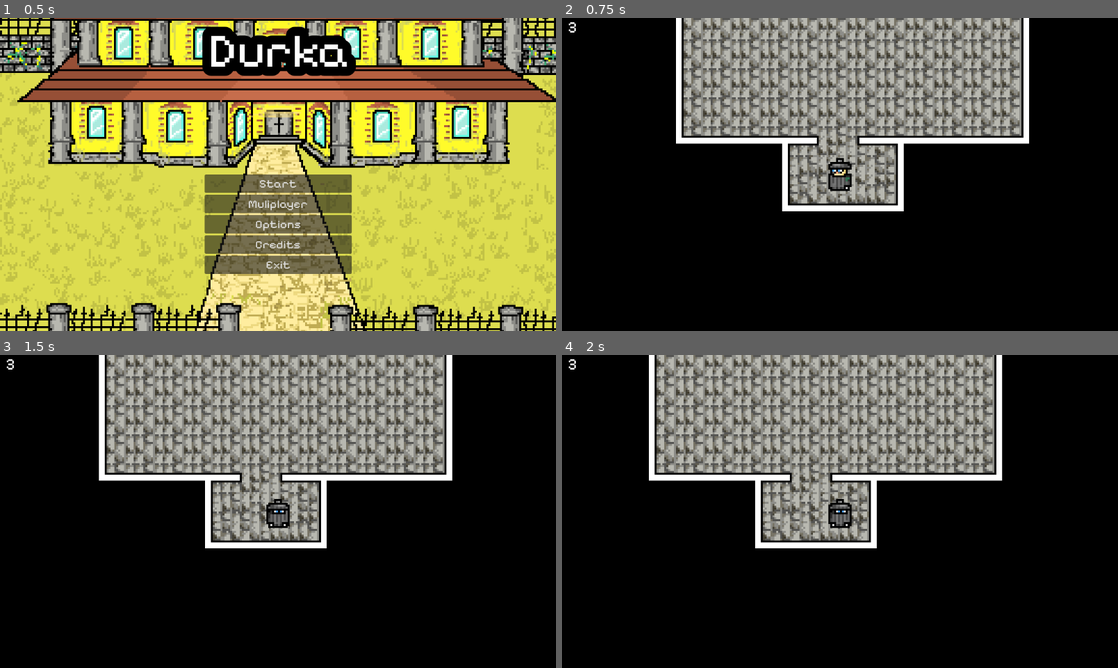
Above: before the commit, frames 1-4 (two rows, left to right).
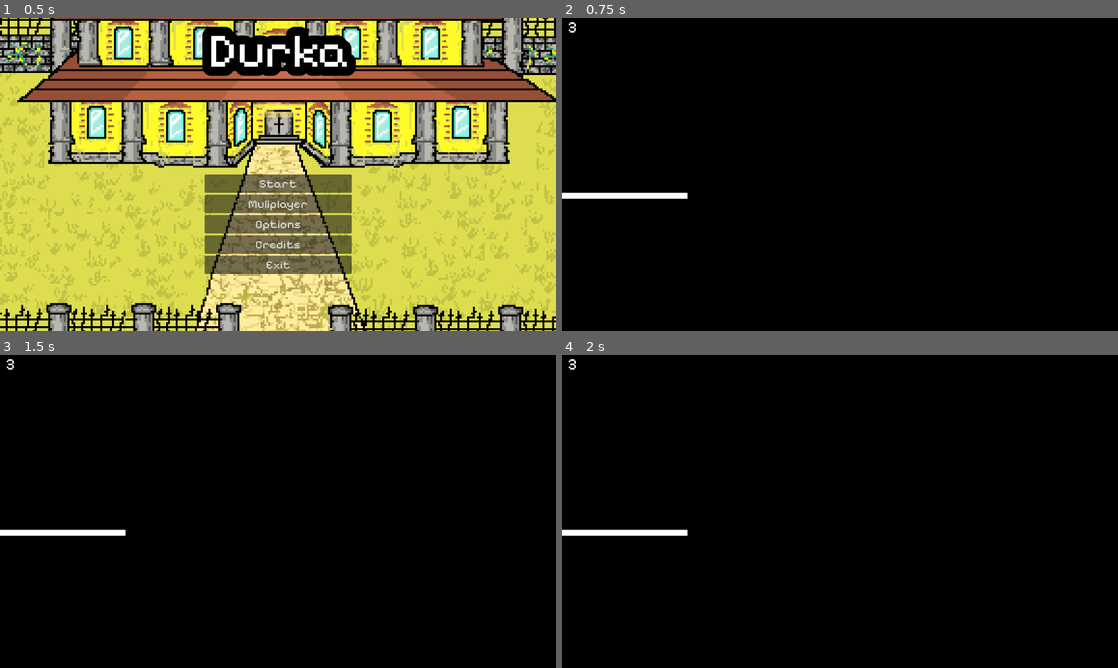
Above: after the commit, the same moments.

Repository: fawgio/durka-game
Game: Godot game, scene res://scenes/main.tscn
Two runs of this game, one before a commit and one after it. Both use one fixed random seed, a clock stepped at 60 frames per second and the inputs below. The engine's default icon, where the game draws it, is replaced by a stand-in: a white triangle on a blue panel in a dark square.
Inputs (mouse positions are in pixels of both pictures, inside the frame that each line leads up to):
- Up to frame 1 (0.5 s): no input
- Up to frame 2 (0.75 s): click "Start" at 0.5 s
- Up to frame 3 (1.5 s): tap Enter at 1.25 s; move the mouse to (400, 495) at 1.27 s; hold D (right) from 1.28 s (still down); right-click (400, 495) at 1.35 s
- Up to frame 4 (2 s): keep holding D (right); click (962, 495) at 1.55 s

Frame 1 is identical in both runs. In frame 2, 30% of the frame differs, in the area x 0-85%, y 0-62%; in frame 3, 30%, in the area x 0-82%, y 0-62%; in frame 4, 30%.

Commit message:
Add 1st ward + Rename resources

Diff:
--- a/scenes/game.tscn
+++ b/scenes/game.tscn
@@ -8,12 +8,17 @@
 [ext_resource type="Texture2D" uid="uid://bbnvgfymh1c6o" path="res://sprites/sanitar_move.png" id="14_1bvb4"]
 [ext_resource type="Texture2D" uid="uid://brr1d4xsd7b8g" path="res://sprites/sanitar_north.png" id="15_k1oc0"]
 [ext_resource type="Texture2D" uid="uid://kgywscxjtixa" path="res://sprites/sanitar_sus.png" id="15_rs0cs"]
+[ext_resource type="Texture2D" uid="uid://doqt6knm75bld" path="res://sprites/bed.png" id="15_rysoc"]
+[ext_resource type="Script" uid="uid://d1nj1666ke0km" path="res://scripts/emo.gd" id="16_rysoc"]
+[ext_resource type="Texture2D" uid="uid://d27txjkg37gfc" path="res://sprites/emo.png" id="17_1kice"]
 [ext_resource type="Script" uid="uid://01yofpn2epu6" path="res://scripts/security.gd" id="17_264po"]
 [ext_resource type="Texture2D" uid="uid://crb3mdhpsd1wm" path="res://sprites/hosp.png" id="17_rysoc"]
-[ext_resource type="Texture2D" uid="uid://bsmi18fgvn2ei" path="res://sprites/o1.png" id="18_1kice"]
+[ext_resource type="Texture2D" uid="uid://cr4p850gigj3f" path="res://sprites/guard.png" id="18_1kice"]
+[ext_resource type="Script" uid="uid://dow3uhgtmx63j" path="res://scripts/napoleon.gd" id="18_264po"]
+[ext_resource type="Texture2D" uid="uid://bp8ertguhm87" path="res://sprites/napoleon_good.png" id="19_1kice"]
 [ext_resource type="Script" uid="uid://6fi1pgf33inw" path="res://scripts/closet.gd" id="19_37s47"]
-[ext_resource type="Texture2D" uid="uid://ds3qdadmuh0ft" path="res://sprites/v1.png" id="20_bt5mj"]
-[ext_resource type="Texture2D" uid="uid://be1co4tp7p47u" path="res://sprites/v2.png" id="21_e1j6l"]
+[ext_resource type="Texture2D" uid="uid://blgbeojkeyapm" path="res://sprites/hanger_empty.png" id="20_bt5mj"]
+[ext_resource type="Texture2D" uid="uid://sjapb58xmh0y" path="res://sprites/hanger_full.png" id="21_e1j6l"]
 
 [sub_resource type="TileSetAtlasSource" id="TileSetAtlasSource_i28rj"]
 texture = ExtResource("8_o1wbe")
@@ -226,7 +231,7 @@
 }]
 
 [sub_resource type="RectangleShape2D" id="RectangleShape2D_37s47"]
-size = Vector2(13, 17)
+size = Vector2(16, 14)
 
 [sub_resource type="AtlasTexture" id="AtlasTexture_5newe"]
 atlas = ExtResource("18_1kice")
@@ -277,6 +282,56 @@
 }],
 "loop": true,
 "name": &"full",
+"speed": 5.0
+}]
+
+[sub_resource type="RectangleShape2D" id="RectangleShape2D_5newe"]
+size = Vector2(8.75, 20)
+
+[sub_resource type="SpriteFrames" id="SpriteFrames_37s47"]
+animations = [{
+"frames": [{
+"duration": 1.0,
+"texture": ExtResource("15_rysoc")
+}],
+"loop": true,
+"name": &"default",
+"speed": 5.0
+}]
+
+[sub_resource type="SpriteFrames" id="SpriteFrames_e1j6l"]
+animations = [{
+"frames": [{
+"duration": 1.0,
+"texture": ExtResource("17_1kice")
+}],
+"loop": true,
+"name": &"default",
+"speed": 5.0
+}]
+
+[sub_resource type="RectangleShape2D" id="RectangleShape2D_e1j6l"]
+size = Vector2(12, 18)
+
+[sub_resource type="AtlasTexture" id="AtlasTexture_pl11u"]
+atlas = ExtResource("19_1kice")
+region = Rect2(0, 0, 13, 18)
+
+[sub_resource type="AtlasTexture" id="AtlasTexture_bhx41"]
+atlas = ExtResource("19_1kice")
+region = Rect2(15, 0, 18, 18)
+
+[sub_resource type="SpriteFrames" id="SpriteFrames_qnb83"]
+animations = [{
+"frames": [{
+"duration": 1.0,
+"texture": SubResource("AtlasTexture_pl11u")
+}, {
+"duration": 1.0,
+"texture": SubResource("AtlasTexture_bhx41")
+}],
+"loop": true,
+"name": &"default",
 "speed": 5.0
 }]
 
@@ -290,7 +345,6 @@
 layer_0/tile_data = PackedInt32Array(-1507357, 65537, 1, -1441821, 65537, 2, -1376285, 65537, 0, -1310749, 65537, 1, -1 …(172592 unchanged characters)…
 
 [node name="room0" type="Node2D" parent="."]
-visible = false
 position = Vector2(-155, 55)
 
 [node name="parts" type="Control" parent="room0"]
@@ -325,7 +379,6 @@
 offset = Vector2(63.2048, 63.9999)
 
 [node name="room1" type="Node2D" parent="."]
-visible = false
 position = Vector2(-155, -105)
 
 [node name="parts" type="Control" parent="room1"]
@@ -360,7 +413,6 @@
 offset = Vector2(63.2048, 63.9999)
 
 [node name="room2" type="Node2D" parent="."]
-visible = false
 position = Vector2(-212.5, -168)
 
 [node name="parts" type="Control" parent="room2"]
@@ -628,14 +680,69 @@
 animation = &"idle"
 
 [node name="closet" type="CharacterBody2D" parent="."]
-position = Vector2(0, -24.5)
+position = Vector2(-122.5, -19.75)
 script = ExtResource("19_37s47")
 
 [node name="col" type="CollisionShape2D" parent="closet"]
-position = Vector2(-126.75, 4.75)
 shape = SubResource("RectangleShape2D_bt5mj")
 
 [node name="spr" type="AnimatedSprite2D" parent="closet"]
-position = Vector2(-126.75, 4.75)
 sprite_frames = SubResource("SpriteFrames_pl11u")
 animation = &"full"
+
+[node name="closet2" type="CharacterBody2D" parent="."]
+position = Vector2(-68.25, -133)
+script = ExtResource("19_37s47")
+
+[node name="col" type="CollisionShape2D" parent="closet2"]
+shape = SubResource("RectangleShape2D_bt5mj")
+
+[node name="spr" type="AnimatedSprite2D" parent="closet2"]
+sprite_frames = SubResource("SpriteFrames_pl11u")
+animation = &"full"
+
+[node name="bed" type="CharacterBody2D" parent="."]
+position = Vector2(-198.5, -139.75)
+rotation = -1.5707964
+
+[node name="col" type="CollisionShape2D" parent="bed"]
+position = Vector2(-0.125, 0)
+shape = SubResource("RectangleShape2D_5newe")
+
+[node name="spr" type="AnimatedSprite2D" parent="bed"]
+sprite_frames = SubResource("SpriteFrames_37s47")
+
+[node name="bed2" type="CharacterBody2D" parent="."]
+position = Vector2(-198.5, -45.5)
+rotation = -1.5707964
+
+[node name="col" type="CollisionShape2D" parent="bed2"]
+position = Vector2(-0.125, 0)
+shape = SubResource("RectangleShape2D_5newe")
+
+[node name="spr" type="AnimatedSprite2D" parent="bed2"]
+sprite_frames = SubResource("SpriteFrames_37s47")
+
+[node name="emo" type="CharacterBody2D" parent="."]
+position = Vector2(-179.25, -135.5)
+script = ExtResource("16_rysoc")
+
+[node name="col" type="CollisionShape2D" parent="emo"]
+position = Vector2(0.25, -1.5)
+shape = SubResource("RectangleShape2D_37s47")
+
+[node name="spr" type="AnimatedSprite2D" parent="emo"]
+position = Vector2(0.25, -1.5)
+sprite_frames = SubResource("SpriteFrames_e1j6l")
+
+[node name="napoleon" type="CharacterBody2D" parent="."]
+position = Vector2(-179.5, -49.5)
+script = ExtResource("18_264po")
+
+[node name="col" type="CollisionShape2D" parent="napoleon"]
+position = Vector2(0.75, -1.5)
+shape = SubResource("RectangleShape2D_e1j6l")
+
+[node name="spr" type="AnimatedSprite2D" parent="napoleon"]
+position = Vector2(0.25, -1.5)
+sprite_frames = SubResource("SpriteFrames_qnb83")
--- a/scenes/player.tscn
+++ b/scenes/player.tscn
@@ -1,12 +1,12 @@
 [gd_scene load_steps=23 format=3 uid="uid://gl3m4rbe71tm"]
 
 [ext_resource type="Script" uid="uid://budint7stixke" path="res://scripts/player.gd" id="1_ur7pv"]
-[ext_resource type="Texture2D" uid="uid://dr4e7bybiie2p" path="res://sprites/b4.png" id="2_y4r1p"]
-[ext_resource type="Texture2D" uid="uid://heoloaibe7h" path="res://sprites/b5.png" id="3_d2wvv"]
-[ext_resource type="Texture2D" uid="uid://dn5nbtilpx2dg" path="res://sprites/b3.png" id="4_3v2ag"]
-[ext_resource type="Texture2D" uid="uid://cng240ta3fptp" path="res://sprites/b2.png" id="5_jej6c"]
-[ext_resource type="Texture2D" uid="uid://cpc3y8024ovo2" path="res://sprites/b1.png" id="6_f1ej7"]
-[ext_resource type="Texture2D" uid="uid://bj07vf73f1c47" path="res://sprites/b6.png" id="7_oprun"]
+[ext_resource type="Texture2D" uid="uid://ifkxcudecpe6" path="res://sprites/burglar_halat_walking_down.png" id="2_y4r1p"]
+[ext_resource type="Texture2D" uid="uid://ys2fyxfbw8tv" path="res://sprites/burglar_halat_walking_up.png" id="3_d2wvv"]
+[ext_resource type="Texture2D" uid="uid://2yantuqxej0i" path="res://sprites/burglar_halat_walking.png" id="4_3v2ag"]
+[ext_resource type="Texture2D" uid="uid://cg5md4fcwbsix" path="res://sprites/burglar_hide.png" id="5_jej6c"]
+[ext_resource type="Texture2D" uid="uid://b088cvt3hxa88" path="res://sprites/burglar_walking.png" id="6_f1ej7"]
+[ext_resource type="Texture2D" uid="uid://bd05rgugifrba" path="res://sprites/burglar_walking_up.png" id="7_oprun"]
 [ext_resource type="PackedScene" uid="uid://do7ogp632sa8s" path="res://gui/gameGUI.tscn" id="8_a8ls1"]
 [ext_resource type="PackedScene" uid="uid://cdifpugha4adt" path="res://gui/inaGUI.tscn" id="9_qfm1y"]
 
--- /dev/null
+++ b/scripts/emo.gd
@@ -0,0 +1,29 @@
+extends InaObject
+
+func _ready() -> void:
+	title = "Emo"
+	if plr.clothing != plr.CLOTHING.halat:
+		buttons = ["Yes","No"]
+		text = "Hello, stranger! Do you want by bat?"
+		funcs = [func b1(): #default button actions
+			exit()
+			text = "Here you are. Keep it carefully. The doctors could take it away from me."
+			plr.addItem("Bat")
+			interact()
+			GUI.get_node("button1").visible = false
+			GUI.get_node("button2").visible = false,func b2():
+			exit()
+			text = "Ok..."
+			interact()
+			GUI.get_node("button1").visible = false
+			GUI.get_node("button2").visible = false]
+	else:
+		text = "Hi, Doctor!"
+		funcs = [func b1(): #default button actions
+			exit(),func b2():
+				exit()
+				interact()]
+
+func exit():
+	_ready()
+	super.exit()
--- a/scripts/game.gd
+++ b/scripts/game.gd
@@ -25,7 +25,7 @@
 	var player = preload("res://scenes/player.tscn").instantiate()
 	player.name = pname if id != 0 else "player"
 	player.user_id = id
-	player.global_position = Vector2(-59,140)
+	player.global_position = Vector2(-59,-40)
 	add_child(player)
 	players+=1
 	print("	Add player, id "+str(player.user_id) + ", count "+str(players))
--- a/scripts/gui.gd
+++ b/scripts/gui.gd
@@ -3,8 +3,11 @@
 var b2
 var b1
 
+var close_call = func close():
+	visible = false
+
 func close():
-	visible = false
+	close_call.call()
 
 
 func _on_button_2_pressed():
--- a/scripts/mainmenu.gd
+++ b/scripts/mainmenu.gd
@@ -15,7 +15,7 @@
 
 func start():
 	Singleton.user_id = 0
-	get_tree().root.add_child(level.instantiate())
+	get_tree().root.add_child( level.instantiate())
 	$cam.enabled = false
 	self.hide()
 
--- /dev/null
+++ b/scripts/napoleon.gd
@@ -0,0 +1,26 @@
+extends InaObject
+
+func _ready() -> void:
+	title = "Napoleon"
+	if plr.clothing != plr.CLOTHING.halat:
+		buttons = ["Close","Next"]
+		text = "Hi! I am cake!"
+		funcs = [func b1(): #default button actions
+			exit(),func b2():
+			exit()
+			text = "I wish I enslaved everyone..."
+			funcs[1] = func b22():
+				exit()
+				text = "... And make them think they're cakes"
+				interact()
+			interact()]
+	else:
+		text = "Hi, Doctor!"
+		funcs = [func b1(): #default button actions
+			exit(),func b2():
+				exit()
+				interact()]
+
+func exit():
+	_ready()
+	super.exit()
--- a/scripts/object.gd
+++ b/scripts/object.gd
@@ -12,6 +12,7 @@
 		GUI.visible = false,func b2():
 		plr.free()]
 @export var inaFunc : Callable = func inaFunc(): #called on interaction
+	GUI.close_call = exit
 	GUI.visible = true #show GUI
 	GUI.get_node("title").text = title #set title
 	GUI.get_node("button1").visible = true #show button 1
--- a/scripts/player.gd
+++ b/scripts/player.gd
@@ -59,18 +59,21 @@
 			speed = WALKING_SPEED
 
 	# Interaction
-	log.text = ""
-	if collided != null:
-		log.text = "["+InputMap.action_get_events("ina")[0].as_text()+"] to interact with "+collided.title
-		if Input.is_action_just_pressed("ina"):
-			collided.interact()
-		if direction != Vector2.ZERO || Input.is_action_just_pressed("exina"):
-			collided.exit()
+	if !GUI.visible:
+		log.text = ""
+		if collided != null:
+			log.text = "["+InputMap.action_get_events("ina")[0].as_text()+"] to interact with "+collided.title
+			if Input.is_action_just_pressed("ina"):
+				collided.interact()
+			if direction != Vector2.ZERO || Input.is_action_just_pressed("exina"):
+				collided.exit()
 
-	collided = null
-	for index in get_slide_collision_count():
-		if get_slide_collision(index).get_collider() is InaObject && not get_slide_collision(index).get_collider() is Enemy:
-			collided = get_slide_collision(index).get_collider()
+		collided = null
+		for index in get_slide_collision_count():
+			if index >= 1:
+				pass
+			if get_slide_collision(index).get_collider() is InaObject && not get_slide_collision(index).get_collider() is Enemy:
+				collided = get_slide_collision(index).get_collider()
 
 	# Inventory
 	if Input.is_action_just_pressed("inv"):
@@ -121,6 +124,10 @@
 		$gameGUI.hide()
 		$inaGUI.hide()
 
+func addItem(item):
+	inv.append(item)
+	log.text = "+1 "+item
+
 @rpc("any_peer") func _set_pos(ori):
 	global_transform.origin = ori
 
Not shown: 1 places in scenes/game.tscn that only renumber resources
Not shown, added: scripts/emo.gd.uid
Not shown, added: scripts/napoleon.gd.uid
Binary file added: sprites/bed.png
Not shown, changed: sprites/bed.png.import
Renamed: sprites/b3.png -> sprites/burglar_halat_walking.png
Not shown, added: sprites/burglar_halat_walking.png.import
Renamed: sprites/b4.png -> sprites/burglar_halat_walking_down.png
Not shown, changed: sprites/burglar_halat_walking_down.png.import
Renamed: sprites/b5.png -> sprites/burglar_halat_walking_up.png
Not shown, changed: sprites/burglar_halat_walking_up.png.import
Renamed: sprites/b2.png -> sprites/burglar_hide.png
(and 15 more such lines)
